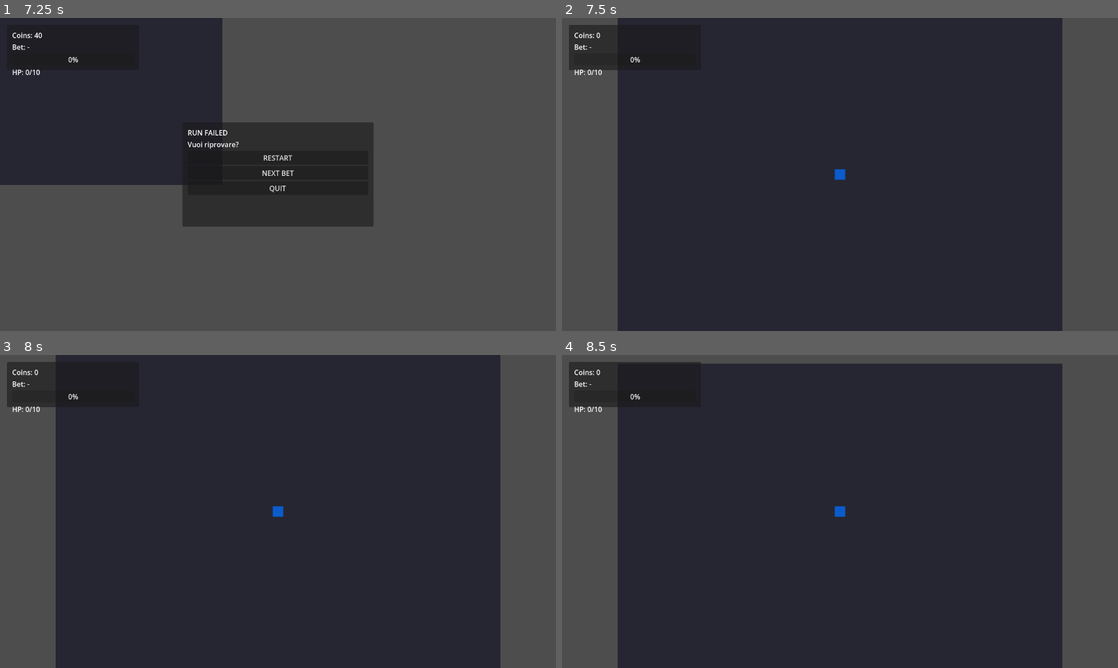
Above: before the commit, frames 1-4 (two rows, left to right).
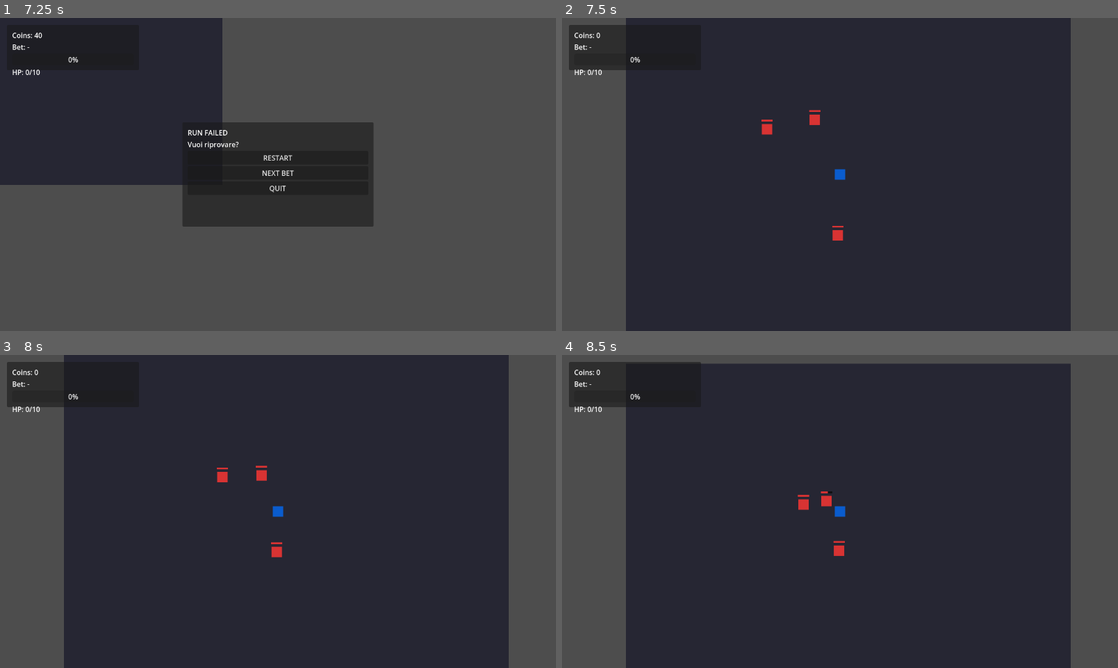
Above: after the commit, the same moments.

Repository: Faratas410/Gallicus-2.0
Game: Godot game, scene res://scenes/Main.tscn
The game is run twice, just before and just after one commit, with the same random seed, the same clock (stepped at 60 frames per second) and the same inputs.
Inputs:
- Up to frame 1 (7.25 s): click "WIN x1.5" at 0.5 s; tap Enter at 1.25 s; hold D (move_right) 1.28-2.03 s; tap K (attack_heavy) at 1.35, 4.35 s; hold S (move_down) 2.03-2.78 s; tap J (attack_light) at 2.1, 5.1 s; hold D (move_right) 2.78-3.53 s; hold L (block) 2.78-3.53 s; hold W (move_up) 3.53-4.28 s; tap Space (dodge) at 3.6, 6.5, 6.6 s; hold A (move_left) 4.28-5.78 s; hold S (move_down) 5.78-6.53 s; hold L (block) 5.78-6.53 s; hold D (move_right) from 6.53 s (still down)
- Up to frame 2 (7.5 s): release D (move_right) at 7.25 s; click "RESTART" at 7.25 s
- Up to frame 3 (8 s): no input
- Up to frame 4 (8.5 s): hold W (move_up) from 8.03 s (still down); tap K (attack_heavy) at 8.1 s

Frame 1 is identical in both runs. In frame 2, 3.0% of the frame differs, in the area x 10-92%, y 0-100%; in frame 3, 3.0%; in frame 4, 2.9%.

Commit message:
Emit run started before arena restart

Diff:
--- a/scripts/systems/run_manager.gd
+++ b/scripts/systems/run_manager.gd
@@ -68,7 +68,13 @@
 
 	_ensure_arena_and_player()
 
+	_arena = get_node_or_null(arena_path)
+	if _arena == null:
+		_arena = get_tree().get_first_node_in_group("arena")
+
 	GameEvents.run_started.emit()
+	if _arena != null and _arena.has_method("restart_arena"):
+		_arena.call("restart_arena")
 
 	if open_bet:
 		GameEvents.betting_opened.emit()
